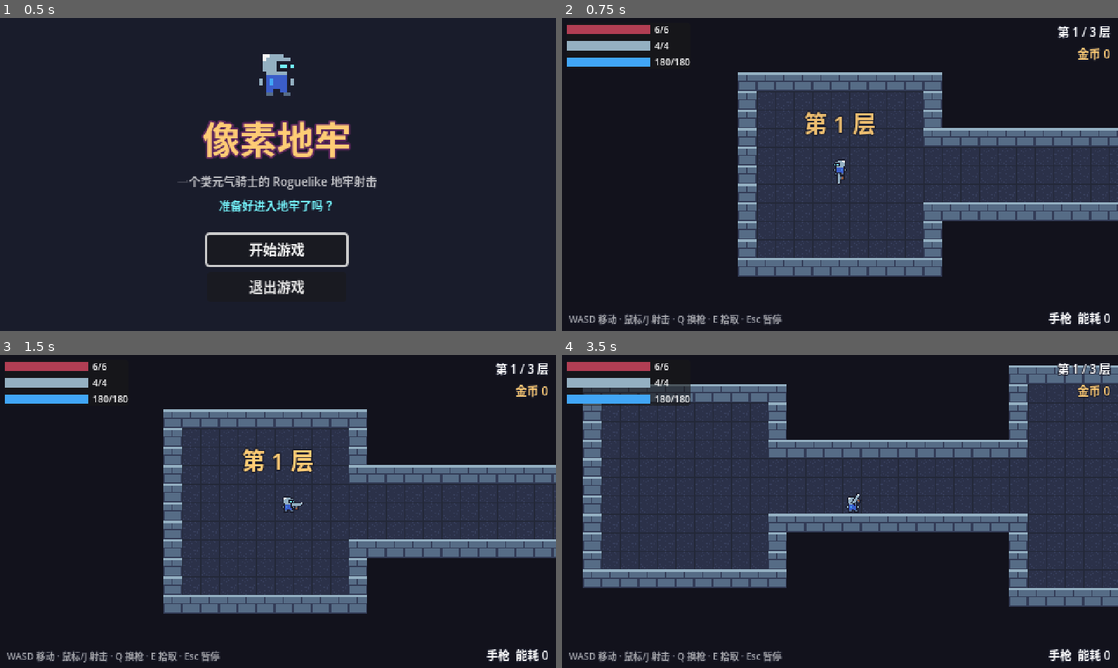
Above: before the commit, frames 1-4 (two rows, left to right).
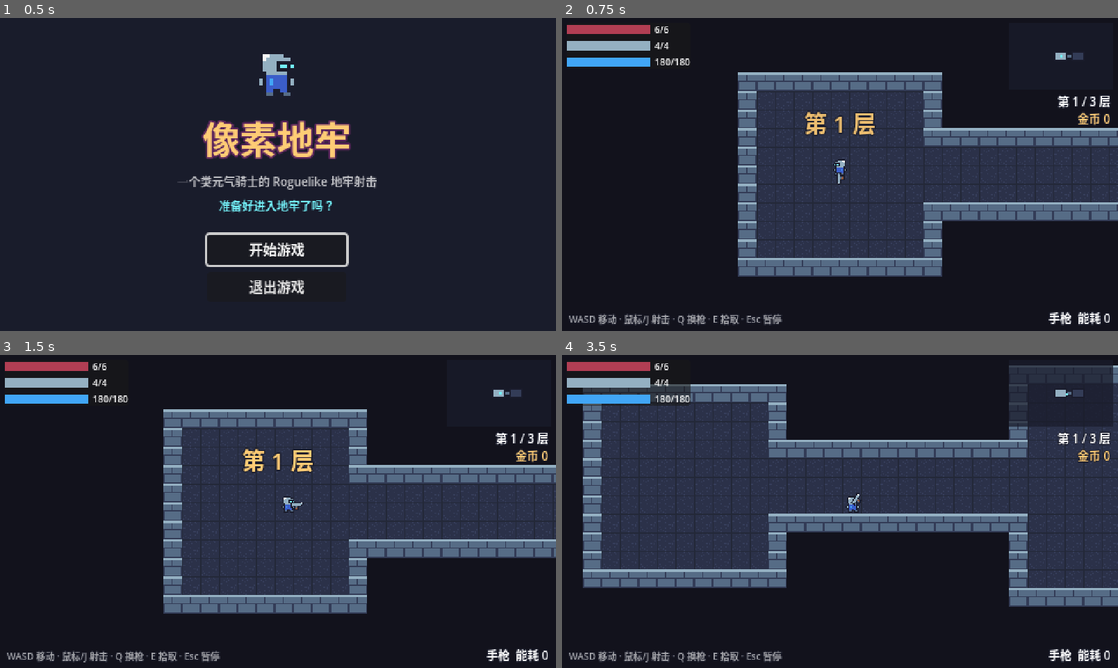
Above: after the commit, the same moments.

Repository: brondon1/game
Game: Godot game, scene res://ui/main_menu.tscn
Same seed, same stepped clock (60 frames per second), same inputs: the game is played once before the commit and once after it.
Inputs (mouse positions are in pixels of both pictures, inside the frame that each line leads up to):
- Up to frame 1 (0.5 s): no input
- Up to frame 2 (0.75 s): click "开始游戏" at 0.5 s
- Up to frame 3 (1.5 s): tap Enter at 1.25 s; move the mouse to (400, 495) at 1.27 s; hold D (move_right) from 1.28 s (still down); hold E (interact) from 1.28 s (still down)
- Up to frame 4 (3.5 s): move the mouse to (728, 527) at 2.02 s; release D (move_right) at 2.03 s; release E (interact) at 2.03 s; hold S (move_down) 2.03-2.78 s; click (728, 527) at 2.1 s; move the mouse to (895, 442) at 2.77 s; hold D (move_right) from 2.78 s (still down); hold Q (switch_weapon) from 2.78 s (still down)

Frame 1 is identical in both runs. In frame 2, 0.7% of the frame differs, in the area x 88-99%, y 2-35%; in frame 3, 0.7%; in frame 4, 2.2%, in the area x 80-100%, y 2-35%.

Commit message:
加入近战武器和小地图
近战武器：
- WeaponData 新增近战参数（挥砍半径、扇形角度、击退倍率、能否打掉子弹）
- 挥砍命中扇形范围内的所有敌人，骑士剑还能打掉敌人的子弹
- 左右交替的挥砍动画和刀光特效
- 新增骑士剑、大铁锤两把武器，加入宝箱掉落池
- HUD 和拾取提示里，近战武器显示“近战”而不是能耗

小地图：
- 显示在 HUD 右上角，以当前房间为中心
- 只显示去过的房间和与之相邻的房间，Boss 房和宝箱房有图标，并标出玩家位置

Diff:
--- a/autoload/game_state.gd
+++ b/autoload/game_state.gd
@@ -25,6 +25,8 @@
 	preload("res://weapons/data/shotgun.tres"),
 	preload("res://weapons/data/smg.tres"),
 	preload("res://weapons/data/rifle.tres"),
+	preload("res://weapons/data/sword.tres"),
+	preload("res://weapons/data/hammer.tres"),
 ]
 
 var current_floor := 1
--- /dev/null
+++ b/common/slash_effect.gd
@@ -0,0 +1,30 @@
+class_name SlashEffect
+extends Node2D
+## 近战挥砍的刀光：一段扇形弧线，很快淡出后自动删除。
+
+var radius := 28.0
+var arc := PI * 2.0 / 3.0
+var color := Color("f4f4f4")
+
+
+static func spawn(parent: Node, pos: Vector2, angle: float, p_radius: float, p_arc: float, p_color: Color) -> void:
+	var fx := SlashEffect.new()
+	fx.position = pos
+	fx.rotation = angle
+	fx.radius = p_radius
+	fx.arc = p_arc
+	fx.color = p_color
+	parent.add_child(fx)
+
+
+func _ready() -> void:
+	z_index = 5
+	var tween := create_tween().set_parallel()
+	tween.tween_property(self, "scale", Vector2.ONE * 1.15, 0.15)
+	tween.tween_property(self, "modulate:a", 0.0, 0.15)
+	tween.chain().tween_callback(queue_free)
+
+
+func _draw() -> void:
+	draw_arc(Vector2.ZERO, radius, -arc / 2.0, arc / 2.0, 16, color, 3.0)
+	draw_arc(Vector2.ZERO, radius - 4.0, -arc / 2.5, arc / 2.5, 12, Color(color, 0.5), 2.0)
--- a/dungeon/dungeon.gd
+++ b/dungeon/dungeon.gd
@@ -63,10 +63,13 @@
 		tile_map.set_cell(c, 0, WALL_TILE)
 
 	# 4. 创建房间节点，在每条通道的入口放门
+	var room_by_cell := {}
 	for cell: Vector2i in rooms:
 		var r: Rect2i = room_rects[cell]
 		var room := Room.new()
 		room.name = "Room_%d_%d" % [cell.x, cell.y]
+		room.cell = cell
+		room_by_cell[cell] = room
 		room.setup(rooms[cell], Rect2(Vector2(r.position * TILE_SIZE), Vector2(r.size * TILE_SIZE)), entities)
 		for link: Array in links:
 			if link.has(cell):
@@ -76,6 +79,7 @@
 		if room.type == Room.Type.START:
 			player.global_position = room.rect.get_center()
 			player.get_node("Camera2D").reset_smoothing()
+	hud.minimap.setup(room_by_cell, links)
 
 
 func _room_size(type: Room.Type) -> Vector2i:
--- a/dungeon/room.gd
+++ b/dungeon/room.gd
@@ -18,6 +18,10 @@
 ## 房间内部（可行走区域）的世界坐标范围
 var rect := Rect2()
 var doors: Array[Door] = []
+## 在地牢网格里的坐标（小地图用）
+var cell := Vector2i.ZERO
+## 玩家是否进过这个房间（小地图用）
+var visited := false
 
 var _state := State.IDLE
 var _entities: Node2D
--- a/pickups/weapon_pickup.gd
+++ b/pickups/weapon_pickup.gd
@@ -26,7 +26,7 @@
 func _refresh() -> void:
 	sprite.texture = data.texture if data else null
 	if data:
-		label.text = "[E] %s  能耗 %d" % [data.display_name, data.energy_cost]
+		label.text = "[E] " + data.describe()
 
 
 func _on_body_entered(body: Node2D) -> void:
--- a/ui/hud.gd
+++ b/ui/hud.gd
@@ -16,6 +16,7 @@
 @onready var boss_panel: Control = %BossPanel
 @onready var boss_bar: ProgressBar = %BossBar
 @onready var message: Label = %Message
+@onready var minimap: Minimap = %Minimap
 
 
 func _ready() -> void:
@@ -55,7 +56,7 @@
 	if weapon == null:
 		weapon_label.text = ""
 		return
-	var text := "%s  能耗 %d" % [weapon.display_name, weapon.energy_cost]
+	var text := weapon.describe()
 	if GameState.weapons.size() > 1:
 		var other := GameState.weapons[(GameState.weapon_index + 1) % GameState.weapons.size()]
 		text += "\n[Q] 切换到 %s" % other.display_name
--- a/ui/hud.tscn
+++ b/ui/hud.tscn
@@ -1,6 +1,7 @@
 [gd_scene format=3]
 
 [ext_resource type="Script" path="res://ui/hud.gd" id="1_script"]
+[ext_resource type="Script" path="res://ui/minimap.gd" id="2_minimap"]
 
 [node name="HUD" type="CanvasLayer"]
 script = ExtResource("1_script")
@@ -60,15 +61,30 @@
 theme_override_font_sizes/font_size = 8
 text = "180/180"
 
+[node name="Minimap" type="Control" parent="."]
+unique_name_in_owner = true
+clip_contents = true
+anchors_preset = 1
+anchor_left = 1.0
+anchor_right = 1.0
+offset_left = -94.0
+offset_top = 4.0
+offset_right = -4.0
+offset_bottom = 62.0
+grow_horizontal = 0
+mouse_filter = 2
+script = ExtResource("2_minimap")
+
 [node name="TopRight" type="VBoxContainer" parent="."]
 anchors_preset = 1
 anchor_left = 1.0
 anchor_right = 1.0
 offset_left = -124.0
-offset_top = 4.0
+offset_top = 64.0
 offset_right = -6.0
-offset_bottom = 40.0
+offset_bottom = 100.0
 grow_horizontal = 0
+theme_override_constants/separation = 0
 
 [node name="FloorLabel" type="Label" parent="TopRight"]
 unique_name_in_owner = true
--- /dev/null
+++ b/ui/minimap.gd
@@ -0,0 +1,97 @@
+class_name Minimap
+extends Control
+## 小地图：显示去过的房间，以及和它们相连、还没去过的房间（暗色）。
+## 以玩家所在的房间为中心，地图大了也能显示。
+
+## 每个房间方块的大小，以及相邻房间中心之间的距离
+const ROOM_SIZE := Vector2(10, 7)
+const SPACING := Vector2(15, 11)
+
+const COLOR_BACKGROUND := Color(0.1, 0.11, 0.17, 0.75)
+const COLOR_UNKNOWN := Color("333c57")
+const COLOR_VISITED := Color("566c86")
+const COLOR_CURRENT := Color("94b0c2")
+const COLOR_OUTLINE := Color("1a1c2c")
+const COLOR_CORRIDOR := Color("566c86")
+const COLOR_PLAYER := Color("73eff7")
+const ICON_COLORS := {
+	Room.Type.CHEST: Color("ffcd75"),
+	Room.Type.BOSS: Color("b13e53"),
+}
+
+var _rooms := {} # 格子坐标 → Room
+var _links: Array = []
+var _neighbors := {} # 格子坐标 → 相邻格子数组
+var _current: Room
+var _player: Node2D
+
+
+func setup(rooms: Dictionary, links: Array) -> void:
+	_rooms = rooms
+	_links = links
+	_neighbors.clear()
+	for link: Array in links:
+		_neighbors.get_or_add(link[0], []).append(link[1])
+		_neighbors.get_or_add(link[1], []).append(link[0])
+	_current = null
+	queue_redraw()
+
+
+func _process(_delta: float) -> void:
+	if _player == null:
+		_player = get_tree().get_first_node_in_group("player") as Node2D
+		if _player == null:
+			return
+	for room: Room in _rooms.values():
+		# 稍微扩大一圈，让站在门口也算进了房间
+		if room.rect.grow(8.0).has_point(_player.global_position):
+			_current = room
+			room.visited = true
+			break
+	queue_redraw()
+
+
+## 去过的房间，以及和去过的房间直接相连的房间，才会出现在小地图上。
+func is_known(cell: Vector2i) -> bool:
+	if _rooms[cell].visited:
+		return true
+	for n: Vector2i in _neighbors.get(cell, []):
+		if _rooms[n].visited:
+			return true
+	return false
+
+
+func _draw() -> void:
+	draw_rect(Rect2(Vector2.ZERO, size), COLOR_BACKGROUND)
+	if _current == null:
+		return
+	var origin := size / 2.0 - Vector2(_current.cell) * SPACING
+
+	# 走廊：至少有一头去过才画
+	for link: Array in _links:
+		var a: Vector2i = link[0]
+		var b: Vector2i = link[1]
+		if _rooms[a].visited or _rooms[b].visited:
+			draw_line(origin + Vector2(a) * SPACING, origin + Vector2(b) * SPACING, COLOR_CORRIDOR, 2.0)
+
+	# 房间
+	for cell: Vector2i in _rooms:
+		if not is_known(cell):
+			continue
+		var room: Room = _rooms[cell]
+		var center := origin + Vector2(cell) * SPACING
+		var rect := Rect2(center - ROOM_SIZE / 2.0, ROOM_SIZE)
+		var fill := COLOR_UNKNOWN
+		if room == _current:
+			fill = COLOR_CURRENT
+		elif room.visited:
+			fill = COLOR_VISITED
+		draw_rect(rect, fill)
+		draw_rect(rect, COLOR_OUTLINE, false, 1.0)
+		if ICON_COLORS.has(room.type):
+			draw_rect(Rect2(center - Vector2(2, 2), Vector2(4, 4)), ICON_COLORS[room.type])
+
+	# 玩家在当前房间里的大致位置
+	var local := (_player.global_position - _current.rect.get_center()) / _current.rect.size
+	local = local.clamp(Vector2(-0.5, -0.5), Vector2(0.5, 0.5))
+	draw_rect(Rect2(origin + Vector2(_current.cell) * SPACING + local * ROOM_SIZE - Vector2.ONE, Vector2(2, 2)), COLOR_PLAYER)
--- a/weapons/bullet.gd
+++ b/weapons/bullet.gd
@@ -43,6 +43,7 @@
 	collision_layer = LAYER_PLAYER_BULLET if is_player else LAYER_ENEMY_BULLET
 	collision_mask = LAYER_WORLD | (LAYER_ENEMY if is_player else LAYER_PLAYER)
 	sprite.texture = PLAYER_TEXTURE if is_player else ENEMY_TEXTURE
+	add_to_group("player_bullets" if is_player else "enemy_bullets") # 近战武器靠这个分组找到要打掉的子弹
 
 
 func _physics_process(delta: float) -> void:
@@ -63,6 +64,13 @@
 		body.take_damage(damage, _velocity.normalized())
 		if piercing:
 			return
+	destroy()
+
+
+## 子弹消失（撞墙、命中或被近战打掉），带一个小火花。
+func destroy() -> void:
+	if _done:
+		return
 	_done = true
 	var color := Color("ffcd75") if team == Team.PLAYER else Color("ef7d57")
 	HitEffect.spawn(get_parent(), global_position, color)
--- /dev/null
+++ b/weapons/data/hammer.tres
@@ -0,0 +1,17 @@
+[gd_resource type="Resource" script_class="WeaponData" format=3]
+
+[ext_resource type="Script" path="res://weapons/weapon_data.gd" id="1_script"]
+[ext_resource type="Texture2D" path="res://assets/sprites/hammer.png" id="2_tex"]
+
+[resource]
+script = ExtResource("1_script")
+display_name = "大铁锤"
+texture = ExtResource("2_tex")
+damage = 12
+fire_interval = 0.8
+energy_cost = 0
+is_melee = true
+melee_range = 34.0
+melee_arc_degrees = 160.0
+knockback = 2.5
+deflects_bullets = false
--- /dev/null
+++ b/weapons/data/sword.tres
@@ -0,0 +1,17 @@
+[gd_resource type="Resource" script_class="WeaponData" format=3]
+
+[ext_resource type="Script" path="res://weapons/weapon_data.gd" id="1_script"]
+[ext_resource type="Texture2D" path="res://assets/sprites/sword.png" id="2_tex"]
+
+[resource]
+script = ExtResource("1_script")
+display_name = "骑士剑"
+texture = ExtResource("2_tex")
+damage = 5
+fire_interval = 0.35
+energy_cost = 0
+is_melee = true
+melee_range = 28.0
+melee_arc_degrees = 120.0
+knockback = 1.0
+deflects_bullets = true
--- a/weapons/weapon.gd
+++ b/weapons/weapon.gd
@@ -11,6 +11,8 @@
 			_refresh()
 
 var _cooldown := 0.0
+var _swing_tween: Tween
+var _swing_side := 1.0
 
 @onready var sprite: Sprite2D = $Sprite2D
 @onready var muzzle: Marker2D = $Muzzle
@@ -33,6 +35,9 @@
 		return
 	_cooldown = data.fire_interval / fire_rate_mult
 	var damage := maxi(1, roundi(data.damage * damage_mult))
+	if data.is_melee:
+		_swing(team, damage)
+		return
 	var spread := deg_to_rad(data.spread_degrees)
 	for i in data.bullets_per_shot:
 		var offset := randf_range(-spread, spread) * 0.5
@@ -48,6 +53,62 @@
 	create_tween().tween_property(sprite, "position:x", 0.0, 0.08)
 
 
+## 近战挥砍：伤害扇形范围内的所有目标，并打掉范围内的敌方子弹。
+func _swing(team: Bullet.Team, damage: int) -> void:
+	# 先把上一刀的挥动动画复位，这样 global_rotation 就是瞄准方向
+	if _swing_tween:
+		_swing_tween.kill()
+	rotation = 0.0
+	var aim := global_rotation
+	var center := global_position
+	var half_arc := deg_to_rad(data.melee_arc_degrees) / 2.0
+	var reach := data.melee_range + 6.0 # 加上目标自身的大致半径
+
+	var target_group := "enemies" if team == Bullet.Team.PLAYER else "player"
+	var hit_any := false
+	for node in get_tree().get_nodes_in_group(target_group):
+		var target := node as Node2D
+		if target == null or not target.has_method("take_damage"):
+			continue
+		if target is Enemy and not target.is_targetable():
+			continue
+		if _in_arc(center, aim, half_arc, reach, target.global_position + Vector2(0, -4)):
+			var dir := center.direction_to(target.global_position)
+			target.take_damage(damage, dir * data.knockback)
+			HitEffect.spawn(target.get_parent(), target.global_position, Color("f4f4f4"), 8)
+			hit_any = true
+
+	if data.deflects_bullets:
+		var bullet_group := "enemy_bullets" if team == Bullet.Team.PLAYER else "player_bullets"
+		for node in get_tree().get_nodes_in_group(bullet_group):
+			var bullet := node as Bullet
+			if bullet and _in_arc(center, aim, half_arc, reach, bullet.global_position):
+				bullet.destroy()
+				hit_any = true
+
+	if hit_any:
+		Events.screen_shake.emit(1.5)
+	SlashEffect.spawn(get_tree().current_scene, center, aim, data.melee_range, half_arc * 2.0, Color("f4f4f4"))
+
+	# 挥动动画：左右交替挥
+	_swing_side = -_swing_side
+	rotation = -half_arc * _swing_side
+	_swing_tween = create_tween()
+	_swing_tween.tween_property(self, "rotation", half_arc * _swing_side, 0.08)
+	_swing_tween.tween_property(self, "rotation", 0.0, 0.12)
+
+
+func _in_arc(center: Vector2, aim: float, half_arc: float, reach: float, point: Vector2) -> bool:
+	var offset := point - center
+	if offset.length() > reach:
+		return false
+	# 贴脸的目标不管角度都算命中
+	return offset.length() < 10.0 or absf(angle_difference(aim, offset.angle())) <= half_arc
+
+
 func _refresh() -> void:
+	if _swing_tween:
+		_swing_tween.kill()
+	rotation = 0.0
 	sprite.texture = data.texture if data else null
 	muzzle.position = data.muzzle_offset if data else Vector2.ZERO
--- a/weapons/weapon_data.gd
+++ b/weapons/weapon_data.gd
@@ -21,3 +21,21 @@
 @export var bullet_range := 320.0
 ## 子弹是否穿透敌人
 @export var piercing := false
+
+@export_group("近战")
+## 勾选后变成近战武器：挥砍扇形范围内的所有敌人，并打掉范围内的敌方子弹。
+## 近战武器只使用 伤害、射击间隔、能耗 这几个射击参数。
+@export var is_melee := false
+## 挥砍半径（像素）
+@export var melee_range := 28.0
+## 挥砍扇形的角度（度）
+@export var melee_arc_degrees := 120.0
+## 击退倍率
+@export var knockback := 1.0
+## 能否打掉敌人的子弹
+@export var deflects_bullets := true
+
+
+## 显示在 HUD 和拾取提示上的简短说明。
+func describe() -> String:
+	return "%s  %s" % [display_name, "近战" if is_melee else "能耗 %d" % energy_cost]
Binary file added: assets/sprites/hammer.png
Not shown, added: assets/sprites/hammer.png.import
Binary file added: assets/sprites/sword.png
Not shown, added: assets/sprites/sword.png.import
Not shown, added: common/slash_effect.gd.uid
Not shown, added: ui/minimap.gd.uid
